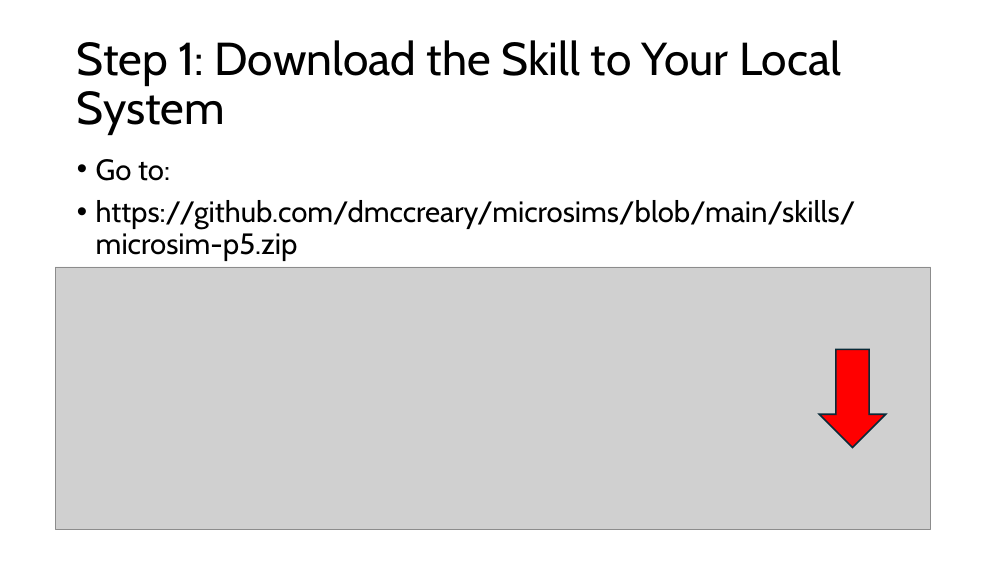
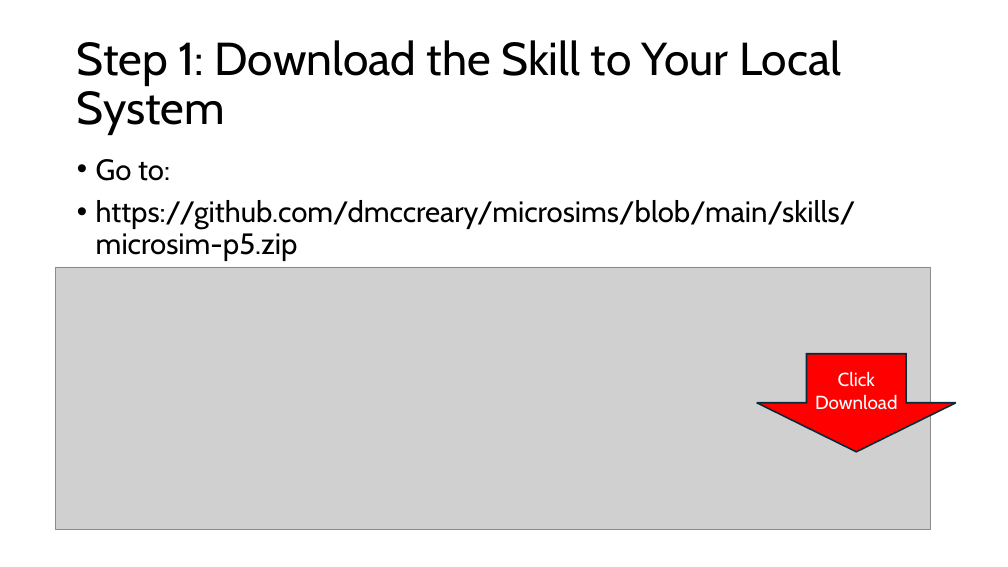
Before and after one commit to dmccreary/microsims, a slide deck: slide 8 of slides/Using-Claude-Skill-to-Generate-MicroSims.pptx. Drawn at 1008x567 pixels with LibreOffice and Linux fonts; fonts in the diff are those of the drawing; grey boxes stand for pictures. Boxes give left, top, right and bottom in pixels: in the first picture for what was removed or moved away, otherwise in the second. Text is boxed around its words. In the diff, an @@ line names an element or a change of style, - is before the commit and + after.

```diff
--- a/slides/Using-Claude-Skill-to-Generate-MicroSims.pptx
+++ b/slides/Using-Claude-Skill-to-Generate-MicroSims.pptx
@@ down arrow "Click": place and size @@
-down arrow "Click" at (820,349,886,448)
+down arrow "Click" at (757,354,956,452)
@@ text in down arrow at (815,371,897,410): text added @@
+Click
+Download
```
Also in this commit, not shown: 1 other slide changed, 2 slides added.
